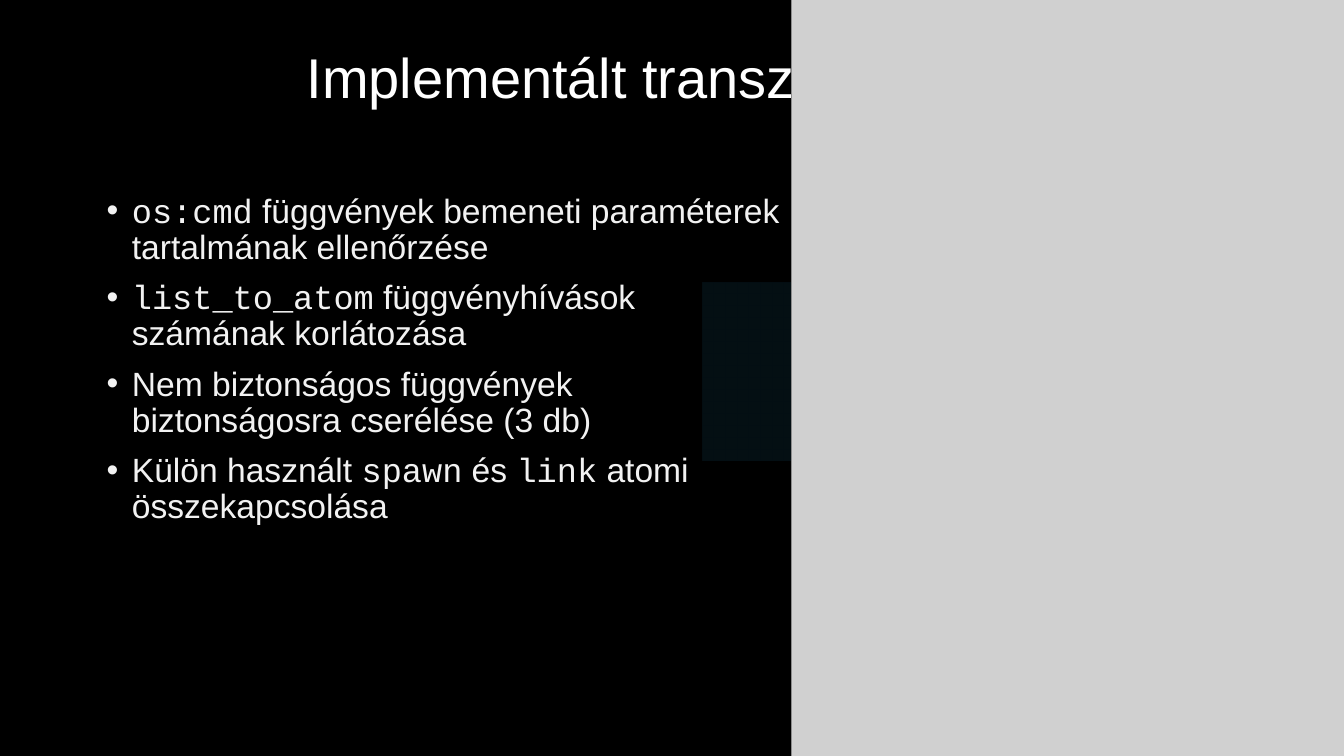
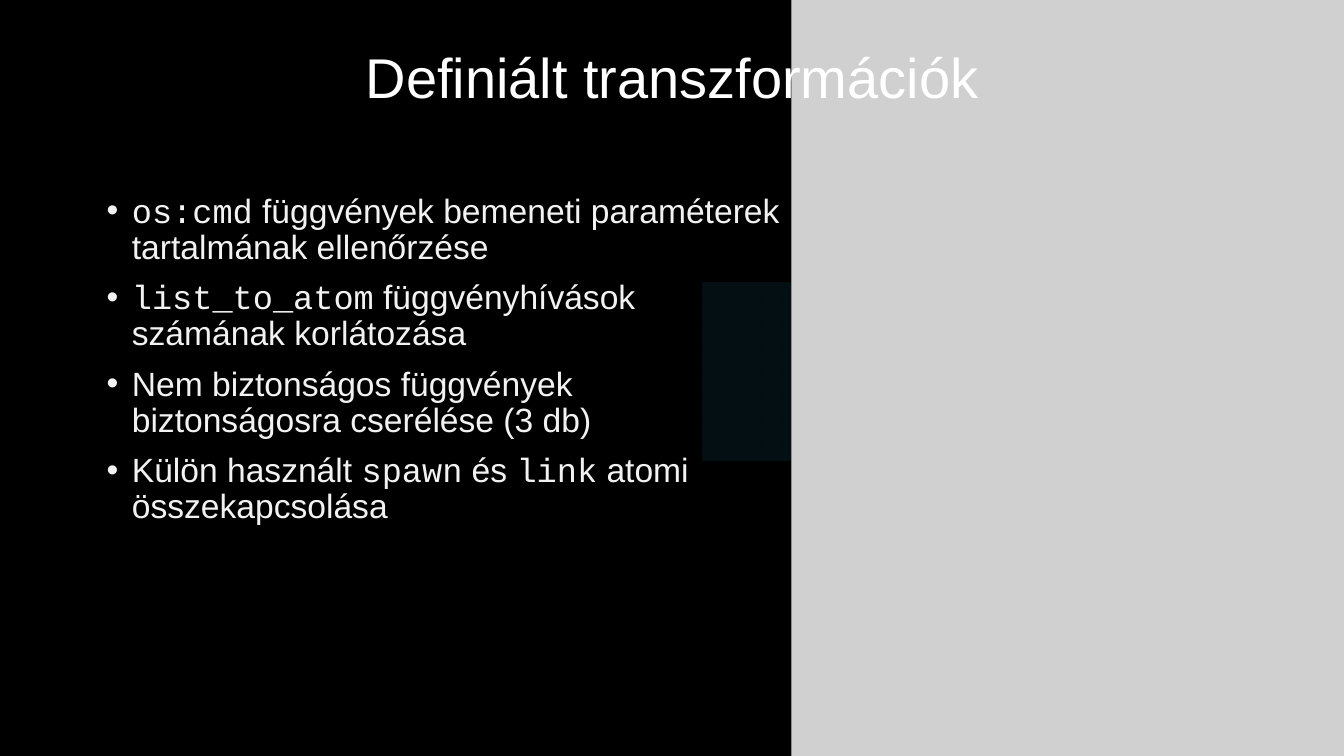
Before and after one commit to juhasznellee/msc_szakdoga, a slide deck: slide 6 of diplomamunka.pptx (slide 4 before the commit). Drawn at 1344x756 pixels with LibreOffice and Linux fonts; fonts in the diff are those of the drawing; grey boxes stand for pictures; background and template pictures are left out. Boxes give left, top, right and bottom in pixels: in the first picture for what was removed or moved away, otherwise in the second. Text is boxed around its words. In the diff, an @@ line names an element or a change of style, - is before the commit and + after.

```diff
--- a/diplomamunka.pptx
+++ b/diplomamunka.pptx
@@ text at [366, 54, 978, 108]: text changed @@
-Implementált transzformációk
+Definiált transzformációk
```
Also in this commit, not shown: 10 other slides changed, 5 slides added, 2 slides removed.
